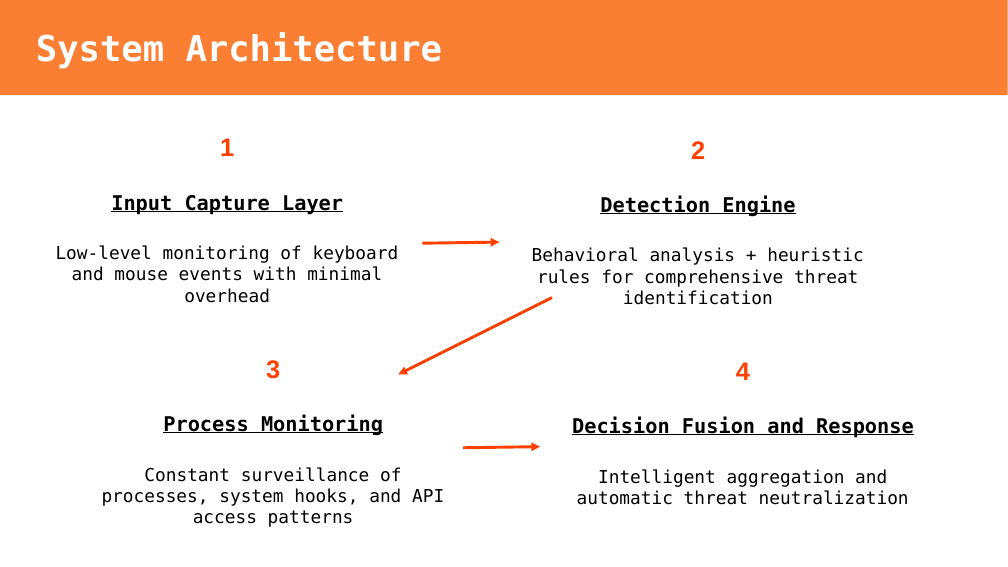
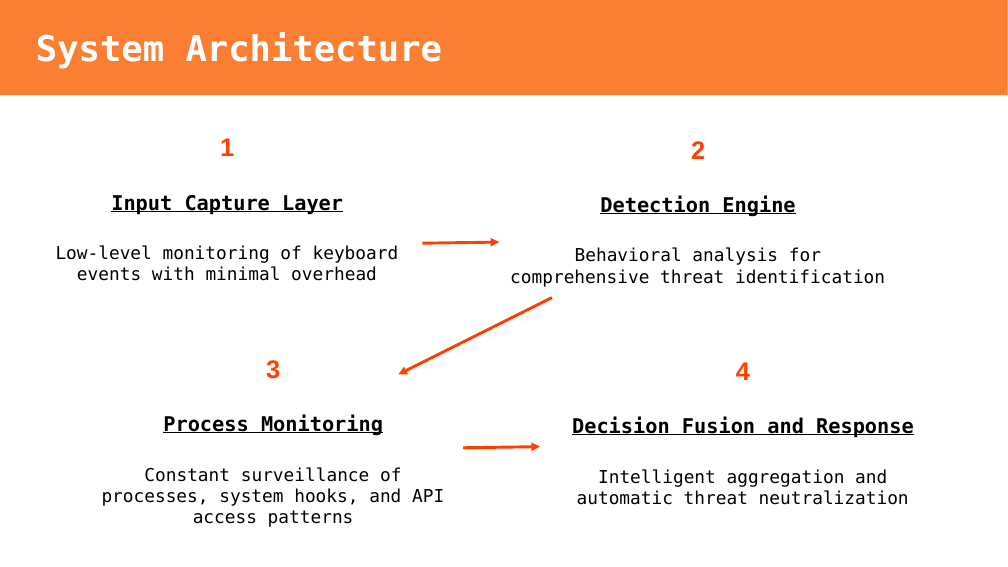
Before and after one commit to bit-web24/keylogger-detection-system, a slide deck: slide 5 of docs/presentation.odp. Drawn at 1008x567 pixels with LibreOffice and Linux fonts; fonts in the diff are those of the drawing. Boxes give left, top, right and bottom in pixels: in the first picture for what was removed or moved away, otherwise in the second. Text is boxed around its words. In the diff, an @@ line names an element or a change of style, - is before the commit and + after.

```diff
--- a/docs/presentation.odp
+++ b/docs/presentation.odp
@@ text at [56,245,399,281]: text changed @@
-Low-level monitoring of keyboard and mouse events with minimal overhead
+Low-level monitoring of keyboard events with minimal overhead
@@ text at [510,247,885,287]: text changed @@
-Behavioral analysis + heuristic rules for comprehensive threat identification
+Behavioral analysis for comprehensive threat identification
```
Also in this commit, not shown: 3 other slides changed, 1 other file.
